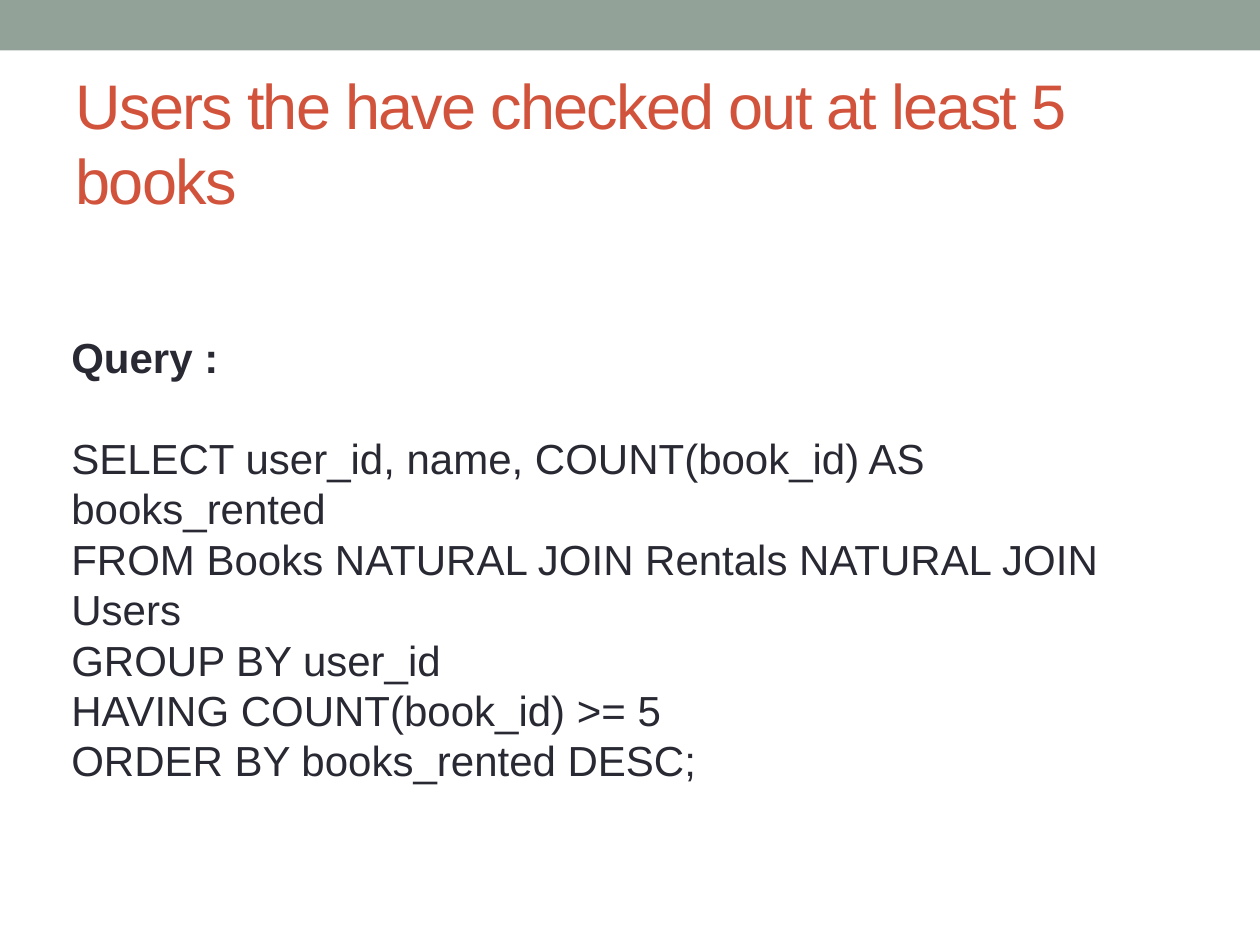
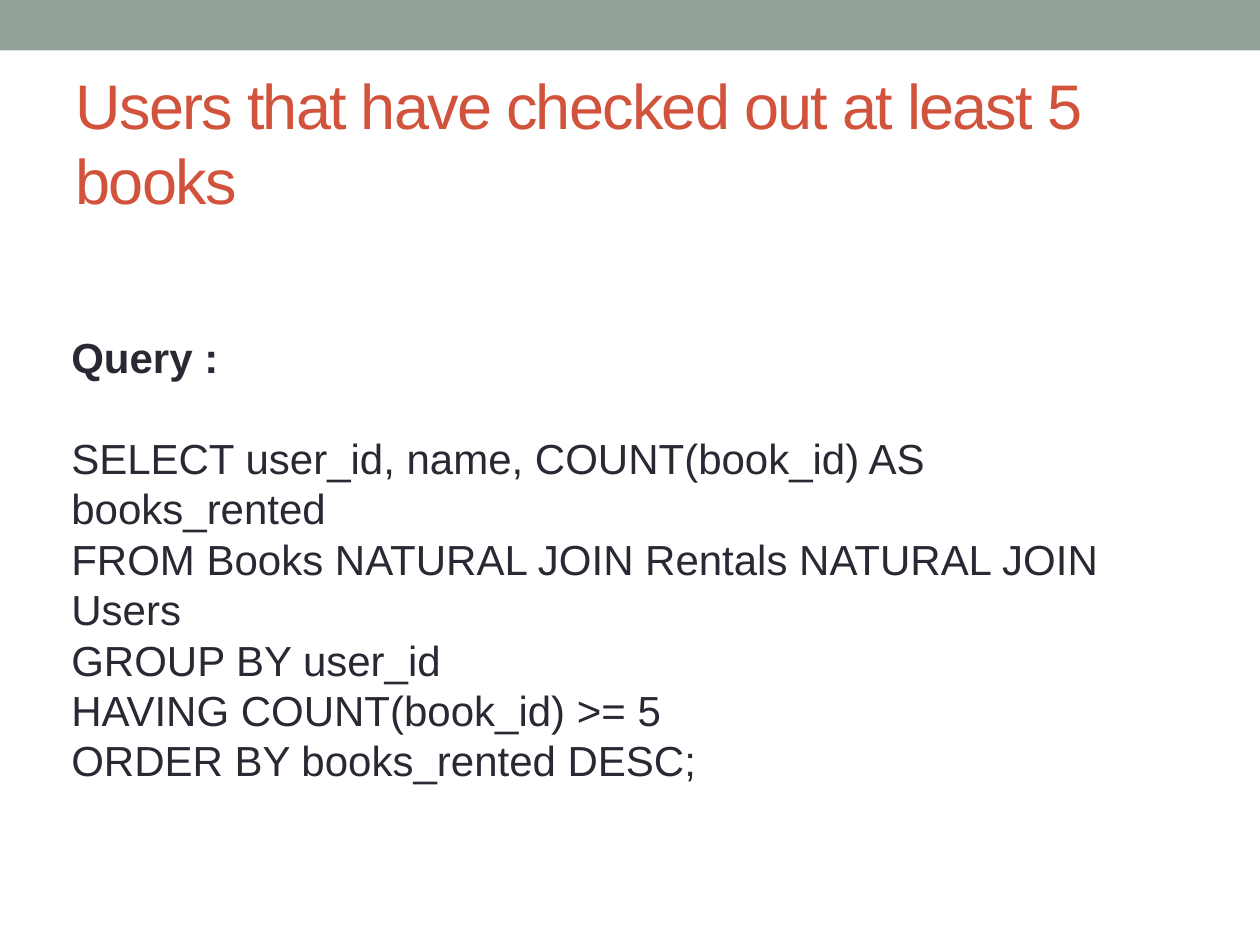
Before and after one commit to jrotolo/library-interface, a slide deck: slide 10 of Bookworm Library Interface.pptx. Drawn at 1260x945 pixels with LibreOffice and Linux fonts; fonts in the diff are those of the drawing. Boxes give left, top, right and bottom in pixels: in the first picture for what was removed or moved away, otherwise in the second. Text is boxed around its words. In the diff, an @@ line names an element or a change of style, - is before the commit and + after.

Commit message:
fix typo in ppt

```diff
--- a/Bookworm Library Interface.pptx
+++ b/Bookworm Library Interface.pptx
@@ title at [76,83,1082,205]: text changed @@
-Users the have checked out at least 5 books
+Users that have checked out at least 5 books
```
